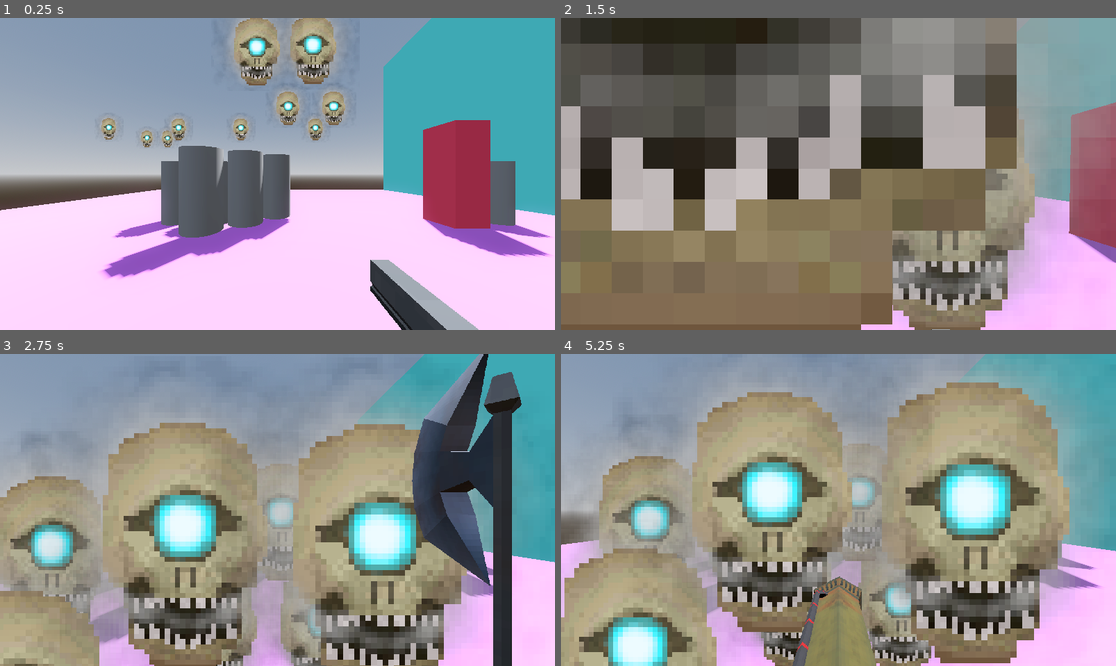
Above: before the commit, frames 1-4 (two rows, left to right).
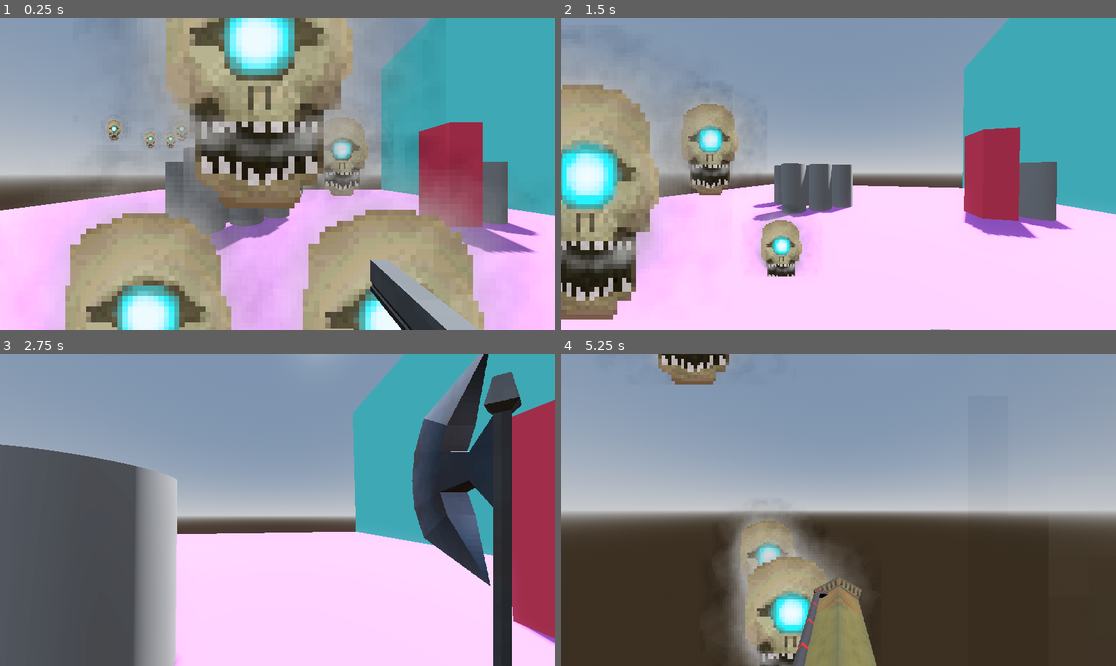
Above: after the commit, the same moments.

Repository: karozaj/Stormwave
Game: Godot game, scene res://scenes/levels/test_level.tscn
Same seed, same stepped clock (60 frames per second), same inputs: the game is played once before the commit and once after it.
Inputs (mouse positions are in pixels of both pictures, inside the frame that each line leads up to):
- Up to frame 1 (0.25 s): no input
- Up to frame 2 (1.5 s): move the mouse to (866, 174) at 0.52 s; hold W (forward) from 0.53 s (still down); tap Mouse wheel up (next_weapon) at 0.6 s; tap Space (jump) at 0.77 s; move the mouse to (810, 174) at 1.27 s; tap Mouse wheel down (previous_weapon) at 1.35 s
- Up to frame 3 (2.75 s): keep holding W (forward); tap Space (jump) at 1.52 s; move the mouse to (288, 503) at 2.02 s; tap 1 (select_weapon_1) at 2.1 s
- Up to frame 4 (5.25 s): keep holding W (forward); move the mouse to (832, 516) at 2.77 s; tap 2 (select_weapon_2) at 2.85 s; tap Space (jump) at 3.02, 3.77, 4.52 s; move the mouse to (877, 513) at 3.52 s; tap 3 (select_weapon_3) at 3.6 s; move the mouse to (794, 506) at 4.27 s; tap 4 (select_weapon_4) at 4.35 s; move the mouse to (844, 510) at 5.02 s; tap 5 (select_weapon_5) at 5.1 s

The runs differ from the first frame. In frame 1, 53% of the frame differs, in the area x 0-100%, y 0-100%; in frame 2, 94%; in frame 3, 66%; in frame 4, 77%.

Commit message:
add ghost enemy

Diff:
--- a/scenes/enemies/enemy_ghost.tscn
+++ b/scenes/enemies/enemy_ghost.tscn
@@ -1,7 +1,8 @@
-[gd_scene load_steps=14 format=3 uid="uid://dwrcdhdwb121l"]
+[gd_scene load_steps=16 format=3 uid="uid://dwrcdhdwb121l"]
 
 [ext_resource type="Script" path="res://scripts/enemy_ghost.gd" id="1_ehkxs"]
 [ext_resource type="Texture2D" uid="uid://cgx0iqiqli2n7" path="res://img/enemy_ghost_spritesheet.png" id="2_s8hgf"]
+[ext_resource type="AudioStream" uid="uid://bj8rxdhil5kqy" path="res://audio/sfx/enemy_ghost.ogg" id="3_7w7n6"]
 
 [sub_resource type="AtlasTexture" id="AtlasTexture_j5wux"]
 atlas = ExtResource("2_s8hgf")
@@ -60,7 +61,7 @@
 "duration": 1.0,
 "texture": SubResource("AtlasTexture_yhhbw")
 }],
-"loop": true,
+"loop": false,
 "name": &"attack",
 "speed": 12.0
 }, {
@@ -83,11 +84,19 @@
 radius = 0.35
 height = 0.9
 
+[sub_resource type="SphereShape3D" id="SphereShape3D_fmqw2"]
+radius = 0.6
+
 [node name="EnemyGhost" type="CharacterBody3D"]
 collision_layer = 4
 collision_mask = 7
 motion_mode = 1
 script = ExtResource("1_ehkxs")
+health = 15
+base_damage = 10
+move_speed = 8.0
+attack_range = 7.5
+attack_cooldown = 3.0
 
 [node name="AnimatedSprite3D" type="AnimatedSprite3D" parent="."]
 transform = Transform3D(1, 0, 0, 0, 1, 0, 0, 0, 1, 0, 0.0694781, 0)
@@ -95,8 +104,32 @@
 billboard = 1
 texture_filter = 0
 sprite_frames = SubResource("SpriteFrames_mdmnn")
-animation = &"idle"
-frame_progress = 0.491856
+animation = &"attack"
+autoplay = "idle"
 
 [node name="CollisionShape3D" type="CollisionShape3D" parent="."]
 shape = SubResource("CapsuleShape3D_5uuuw")
+
+[node name="AttackArea" type="Area3D" parent="."]
+collision_layer = 4
+monitoring = false
+
+[node name="CollisionShape3D" type="CollisionShape3D" parent="AttackArea"]
+shape = SubResource("SphereShape3D_fmqw2")
+
+[node name="Timer" type="Timer" parent="."]
+process_callback = 0
+one_shot = true
+
+[node name="AudioStreamPlayer3D" type="AudioStreamPlayer3D" parent="."]
+bus = &"SFX"
+
+[node name="AudioStreamPlayer3D2" type="AudioStreamPlayer3D" parent="."]
+stream = ExtResource("3_7w7n6")
+volume_db = -30.0
+pitch_scale = 0.3
+autoplay = true
+bus = &"SFX"
+
+[connection signal="body_entered" from="AttackArea" to="." method="_on_attack_area_body_entered"]
+[connection signal="timeout" from="Timer" to="." method="_on_timer_timeout"]
--- a/scenes/weapons/weapon_base.tscn
+++ /dev/null
@@ -1,8 +0,0 @@
-[gd_scene load_steps=2 format=3 uid="uid://c27l2dsb4j0xq"]
-
-[ext_resource type="Script" path="res://scripts/weapon_base.gd" id="1_p8jkd"]
-
-[node name="WeaponBase" type="Node3D"]
-script = ExtResource("1_p8jkd")
-
-[node name="AudioStreamPlayer3D" type="AudioStreamPlayer3D" parent="."]
--- a/scripts/axe.gd
+++ b/scripts/axe.gd
@@ -1,4 +1,4 @@
-extends WeaponBase
+extends WeaponBaseClass
 
 @onready var animation_player=$AnimationPlayer
 @onready var hitbox:Area3D=$Cube/Hitbox
--- a/scripts/chaingun.gd
+++ b/scripts/chaingun.gd
@@ -1,4 +1,4 @@
-extends WeaponBase
+extends WeaponBaseClass
 
 @onready var ray:RayCast3D=$RayCast3D
 @onready var animation_player=$AnimationPlayer
--- /dev/null
+++ b/scripts/enemy_base_class.gd
@@ -0,0 +1,29 @@
+extends CharacterBody3D
+class_name EnemyBaseClass
+
+@export var health:int=100
+@export var base_damage:int=25
+@export var move_speed:float=5.0
+@export var attack_range:float=2.0
+@export var attack_cooldown:float=0.5
+@export var knockback_modifier:float=20.0
+@export var pain_time:float=0.25
+var can_attack:bool=true
+var is_dead:bool=false
+var is_in_pain:bool=false
+var target
+
+func attack()->void:
+	pass
+
+func damage(damage_points:int, origin:Vector3)->void:
+	if is_dead==false:
+		health-=damage_points
+		var knockback_direction:Vector3=global_position-origin
+		knockback_direction=knockback_direction.normalized()
+		velocity+=knockback_direction*damage_points/100*knockback_modifier
+		if health<=0:
+			die()
+
+func die():
+	queue_free()
--- a/scripts/enemy_ghost.gd
+++ b/scripts/enemy_ghost.gd
@@ -1,52 +1,72 @@
-extends CharacterBody3D
+extends EnemyBaseClass
 
+@onready var sprite:AnimatedSprite3D=$AnimatedSprite3D
+@onready var attack_area:Area3D=$AttackArea
+@onready var timer:Timer=$Timer
+@onready var audio_player:AudioStreamPlayer3D=$AudioStreamPlayer3D
+var death_sound:AudioStream=preload("res://audio/sfx/enemy_ghost_death.ogg")
+var attack_sound:AudioStream=preload("res://audio/sfx/enemy_ghost_attack.ogg")
 
-const SPEED = 5.0
-const JUMP_VELOCITY = 4.5
-var target
-var gravity:float=ProjectSettings.get_setting("physics/3d/default_gravity")
-var attack_range:float=2.0
-var is_dead:bool=false
-var health:int=50
-var knockback_modifier:float=20.0
+@export var dash_speed:float=15.0
+@export var attack_time:float=0.25
+var is_attacking:bool=false
 
 func _ready() -> void:
 	target=Global.player
-	$AnimatedSprite3D.play("idle")
 
-func _physics_process(_delta: float) -> void:
-	if target==null:
-		return
-
-	var looking_direction=Vector3(target.global_position.x,target.global_position.y,target.global_position.z)
-	look_at(looking_direction)
-
-	var current_location=global_transform.origin
-	var next_location=target.global_position+Vector3(0,0.75,0)
-	if current_location.distance_to(next_location)>attack_range:
-		var new_velocity=(next_location-current_location).normalized()*SPEED
-		velocity.x=velocity.move_toward(new_velocity,0.25).x
-		velocity.y=velocity.move_toward(new_velocity,0.25).y
-		velocity.z=velocity.move_toward(new_velocity,0.25).z
-	else:
-		var new_velocity=Vector3(0,0,0)
-		velocity.x=velocity.move_toward(new_velocity,0.25).x
-		velocity.y=velocity.move_toward(new_velocity,0.25).y
-		velocity.z=velocity.move_toward(new_velocity,0.25).z
+func _physics_process(delta: float) -> void:
+	if target!=null and !is_attacking:
+		var current_location=global_transform.origin
+		var next_location=target.global_position+Vector3(0,0.75,0)
+		if current_location.distance_to(next_location)>attack_range:
+			look_at(next_location)
+			var new_velocity=(next_location-current_location).normalized()*move_speed
+			velocity=velocity.move_toward(new_velocity,10*delta)
+		elif can_attack:
+			attack()
+		else:
+			var new_velocity=Vector3(0,0,0)
+			velocity=velocity.move_toward(new_velocity,10*delta)
 
 	move_and_slide()
 
-func damage(damage_points:int, origin:Vector3)->void:
-	if is_dead==false:
-		health-=damage_points
-		var knockback_direction:Vector3=global_position-origin
-		knockback_direction=knockback_direction.normalized()
-		velocity+=knockback_direction*damage_points/100*knockback_modifier
-		if health<=0:
-			die()
 
-	#
+func attack()->void:
+	attack_area.monitoring=true
+	is_attacking=true
+	can_attack=false
+	sprite.play("attack")
+	var current_location=global_transform.origin
+	var next_location=target.global_position+Vector3(0,0.75,0)
+	var new_velocity=(next_location-current_location).normalized()*dash_speed
+	velocity=new_velocity
+	timer.start(attack_time)
+	audio_player.pitch_scale=1.0+randf_range(-.15,.15)
+	audio_player.stream=attack_sound
+	audio_player.play()
+
+
 func die()->void:
 	if is_dead==false:
 		is_dead=true
+		$CollisionShape3D.set_deferred("disabled",true)
+		audio_player.stream=death_sound
+		audio_player.play()
+		var tween=get_tree().create_tween()
+		tween.tween_property(sprite,"modulate",Color.TRANSPARENT,3)
+		timer.start(4)
+
+
+func _on_attack_area_body_entered(body: Node3D) -> void:
+	if body.has_method("damage"):
+		target.damage(base_damage, global_position)
+
+
+func _on_timer_timeout() -> void:
+	if is_dead:
 		queue_free()
+	if is_attacking==true:
+		is_attacking=false
+		timer.start(attack_cooldown)
+	else:
+		can_attack=true
--- a/scripts/pistol.gd
+++ b/scripts/pistol.gd
@@ -1,4 +1,4 @@
-extends WeaponBase
+extends WeaponBaseClass
 
 @onready var ray:RayCast3D=$RayCast3D
 @onready var animation_player=$AnimationPlayer
--- a/scripts/player.gd
+++ b/scripts/player.gd
@@ -69,7 +69,6 @@
 
 
 func _physics_process(delta: float) -> void:
-	#print(Vector2(velocity.x,velocity.z).length())
 	if not is_on_floor():
 	# Add the gravity.
 		if movement_manager.jump_available:
--- a/scripts/rocket_launcher.gd
+++ b/scripts/rocket_launcher.gd
@@ -1,4 +1,4 @@
-extends WeaponBase
+extends WeaponBaseClass
 
 @onready var animation_player:AnimationPlayer=$AnimationPlayer
 @onready var projectile_spawn_marker:Marker3D=$Cylinder/Marker3D
--- a/scripts/shotgun.gd
+++ b/scripts/shotgun.gd
@@ -1,4 +1,4 @@
-extends WeaponBase
+extends WeaponBaseClass
 
 @onready var rays:Node3D=$Rays
 @onready var muzzle_flash=$Cylinder/MuzzleFlash
--- a/scripts/weapon_base.gd
+++ b/scripts/weapon_base_class.gd
@@ -1,5 +1,5 @@
 extends Node3D
-class_name WeaponBase
+class_name WeaponBaseClass
 
 @onready var audio_player:AudioStreamPlayer3D=$AudioStreamPlayer3D
 
Not shown, added: audio/sfx/enemy_ghost.ogg.import
Not shown, added: audio/sfx/enemy_ghost_attack.ogg.import
Not shown, added: audio/sfx/enemy_ghost_death.ogg.import
Not shown, added: export_presets.cfg
Not shown, added: audio/sfx/ene289A.tmp
Not shown, added: audio/sfx/eneDF3C.tmp
Not shown, added: audio/sfx/enemy_ghost.ogg
Not shown, added: audio/sfx/enemy_ghost_attack.ogg
Not shown, added: audio/sfx/enemy_ghost_death.ogg
